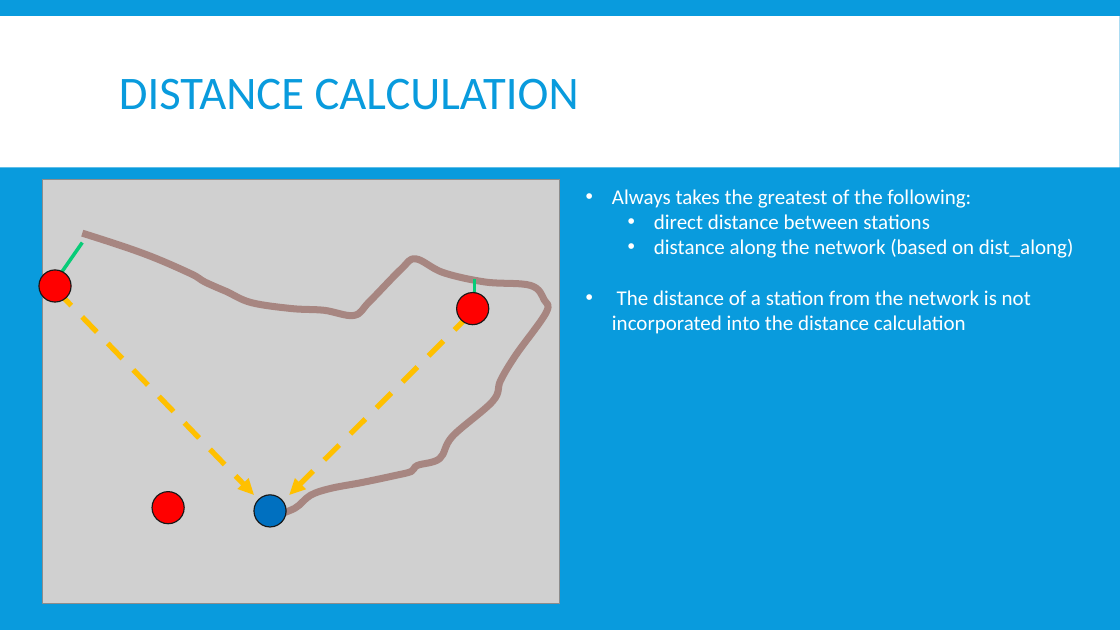
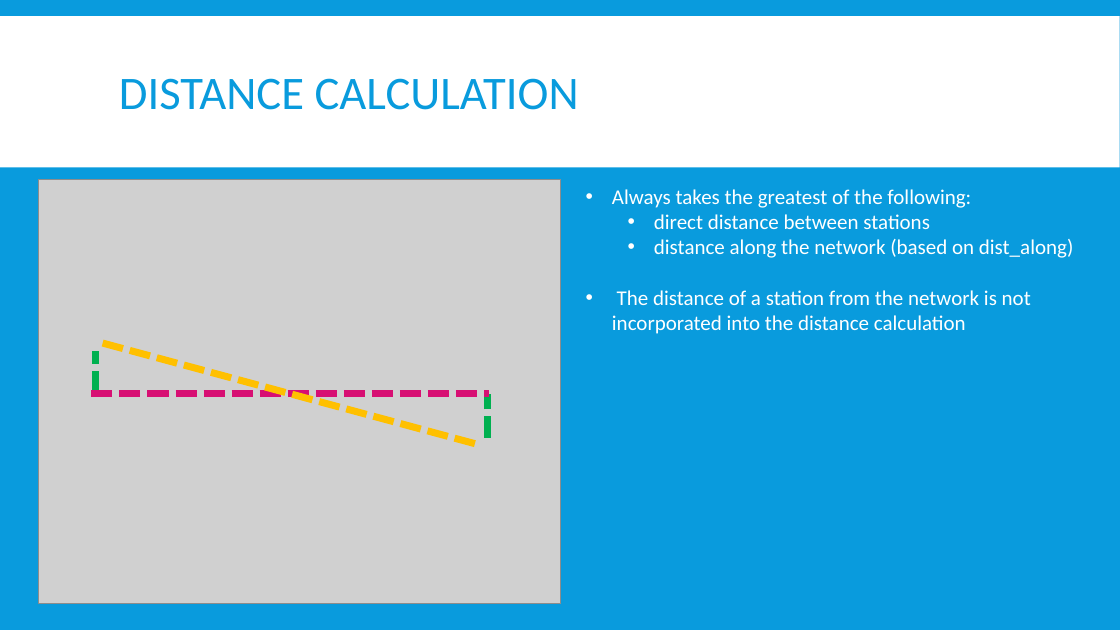
Before and after one commit to twilight-goose/Mapping-Stations, a slide deck: slide 6 of mapping-stations.pptx (slide 7 before the commit). Drawn at 1120x630 pixels with LibreOffice and Linux fonts; fonts in the diff are those of the drawing; grey boxes stand for pictures. Boxes give left, top, right and bottom in pixels: in the first picture for what was removed or moved away, otherwise in the second. Text is boxed around its words. In the diff, an @@ line names an element or a change of style, - is before the commit and + after.

```diff
--- a/mapping-stations.pptx
+++ b/mapping-stations.pptx
@@ picture added at bbox=[39, 180, 560, 604] @@
@@ freeform shape removed at bbox=[82, 234, 549, 517] @@
@@ line removed from (82, 243) to (56, 280) @@
@@ arrow removed from (56, 291) to (254, 495) @@
@@ ellipse removed at bbox=[457, 292, 489, 324] @@
@@ line removed from (475, 280) to (475, 303) @@
@@ arrow removed from (470, 315) to (289, 495) @@
@@ line added from (95, 392) to (95, 351), #00B050 6 pt dashed @@
@@ line added from (103, 343) to (476, 444), #FFC000 6 pt dashed @@
@@ line added from (92, 394) to (489, 394), #D70F73 6 pt dashed @@
@@ line added from (487, 438) to (487, 394), #00B050 6 pt dashed @@
@@ ellipse removed at bbox=[152, 492, 184, 523] @@
@@ ellipse removed at bbox=[254, 495, 286, 527] @@
```
Also in this commit, not shown: 2 other files.
